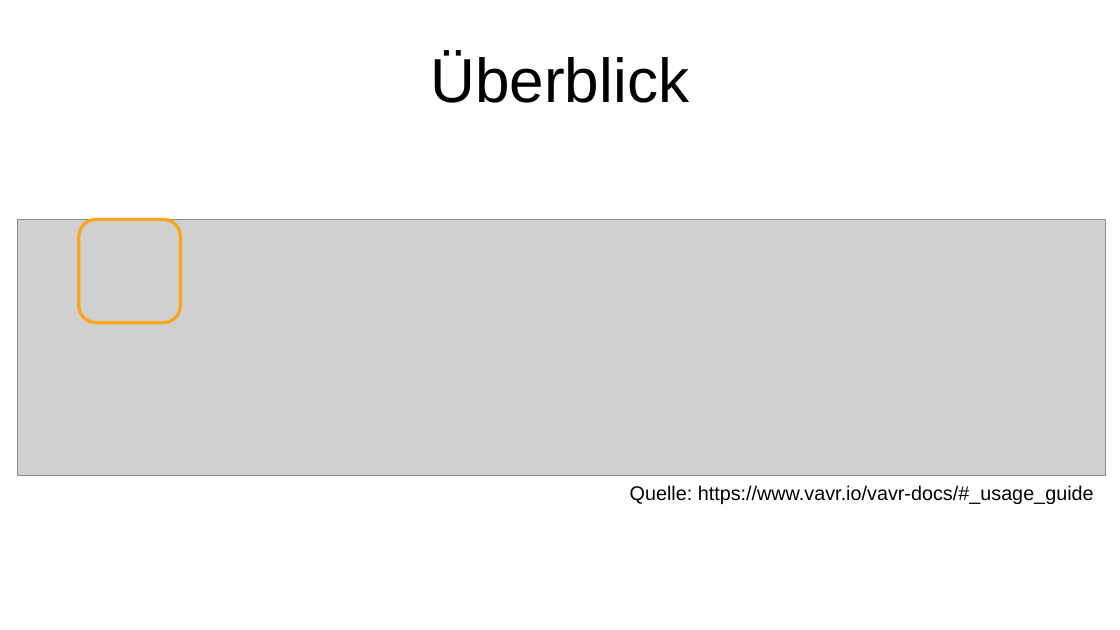
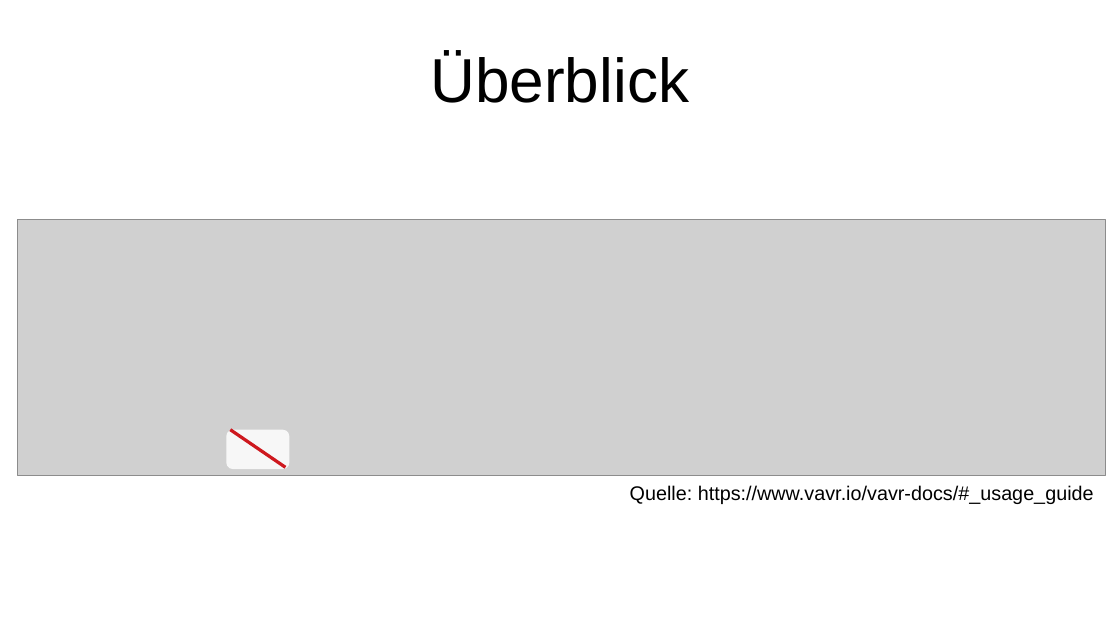
Before and after one commit to p3et/vavr-demo, a slide deck: slide 6 of coffee talk.odp. Drawn at 1120x630 pixels with LibreOffice and Linux fonts; fonts in the diff are those of the drawing; grey boxes stand for pictures. Boxes give left, top, right and bottom in pixels: in the first picture for what was removed or moved away, otherwise in the second. Text is boxed around its words. In the diff, an @@ line names an element or a change of style, - is before the commit and + after.

```diff
--- a/coffee talk.odp
+++ b/coffee talk.odp
@@ freeform shape removed at bbox=[79, 220, 181, 323] @@
@@ rounded rectangle added at bbox=[227, 430, 290, 470], fill #FFFFFF at 85% opacity @@
@@ line added from (231, 430) to (286, 468), #CE181E 2.3 pt @@
```
Also in this commit, not shown: 9 other slides changed, 13 slides added, 1 other file.
